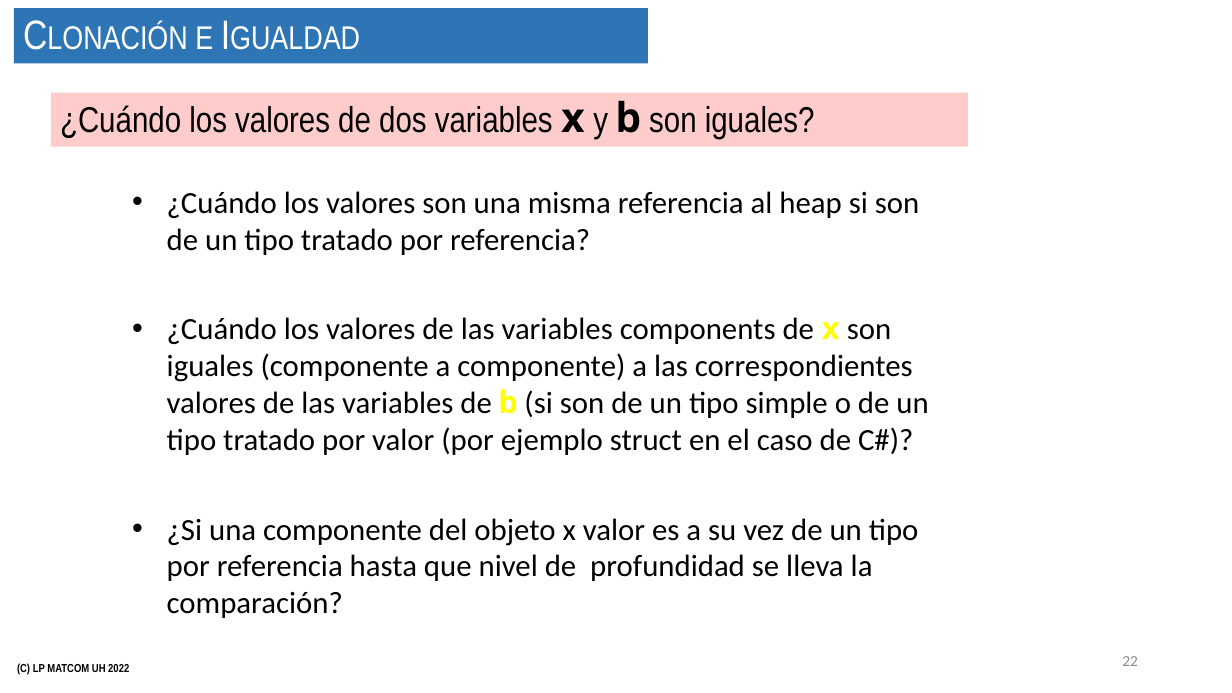
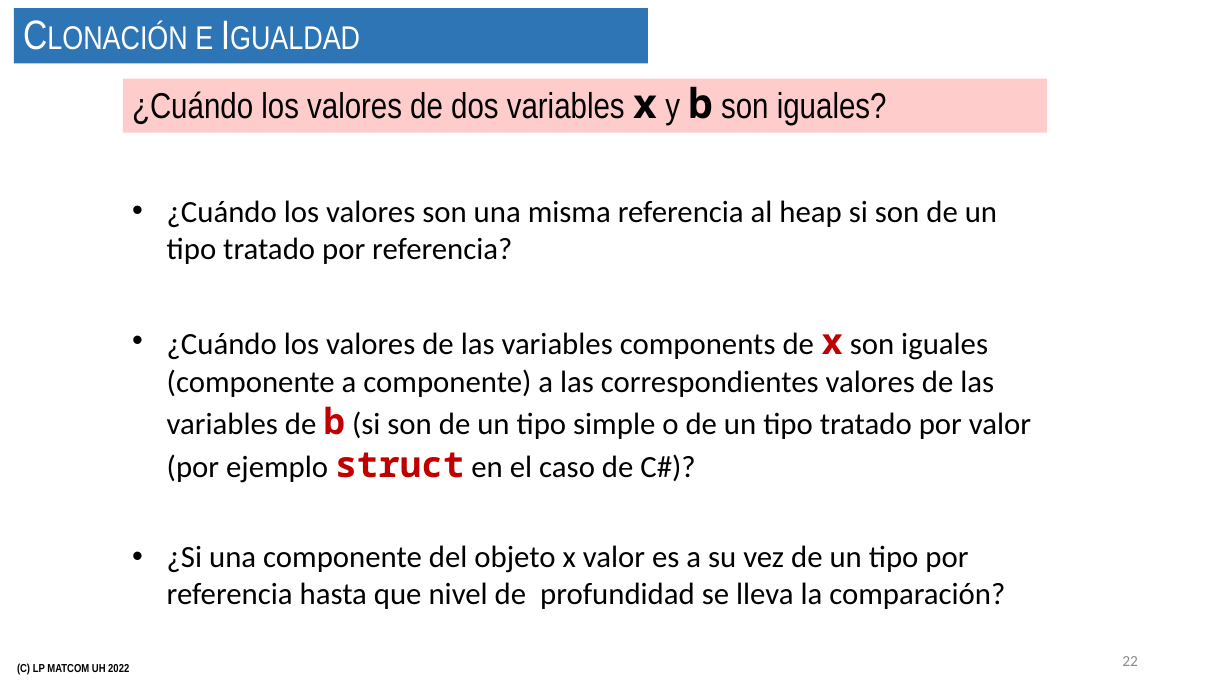
Before and after one commit to matcom/programming-languages, a slide deck: slide 22 of conferencias/conferencia_03.2_referencias_y_valores_copia_e_igualdad_traspaso_de_parámetros.pptx. Drawn at 1232x693 pixels with LibreOffice and Linux fonts; fonts in the diff are those of the drawing; background and template pictures are left out. Boxes give left, top, right and bottom in pixels: in the first picture for what was removed or moved away, otherwise in the second. Text is boxed around its words. In the diff, an @@ line names an element or a change of style, - is before the commit and + after.

```diff
--- a/conferencias/conferencia_03.2_referencias_y_valores_copia_e_igualdad_traspaso_de_parámetros.pptx
+++ b/conferencias/conferencia_03.2_referencias_y_valores_copia_e_igualdad_traspaso_de_parámetros.pptx
@@ rectangle "¿Cuándo los valores de dos ...": place and size @@
-rectangle "¿Cuándo los valores de dos ..." at <box>51,92,969,147</box>
+rectangle "¿Cuándo los valores de dos ..." at <box>123,79,1047,133</box>
@@ text "¿Cuándo los valores son una ...": place and size @@
-text "¿Cuándo los valores son una ..." at <box>167,191,928,618</box>
+text "¿Cuándo los valores son una ..." at <box>167,200,1031,609</box>
@@ text at <box>167,332,1031,483</box>: size 24 to 28 pt in "x b struct"; font Calibri to Noto Sans Mono, text colour #000000 to #C00000, bold on in "struct"; text colour #FFFF00 to #C00000 in "x b" @@
```
Also in this commit, not shown: 8 other slides changed, 1 slide added, 4 other files.
